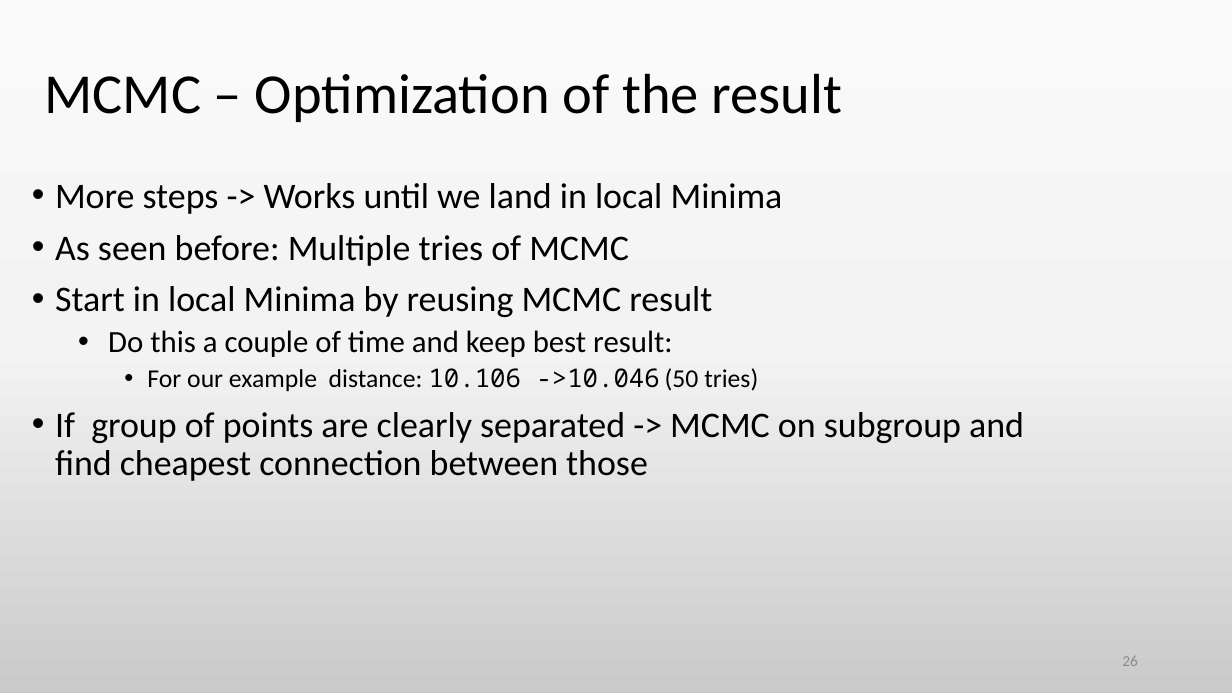
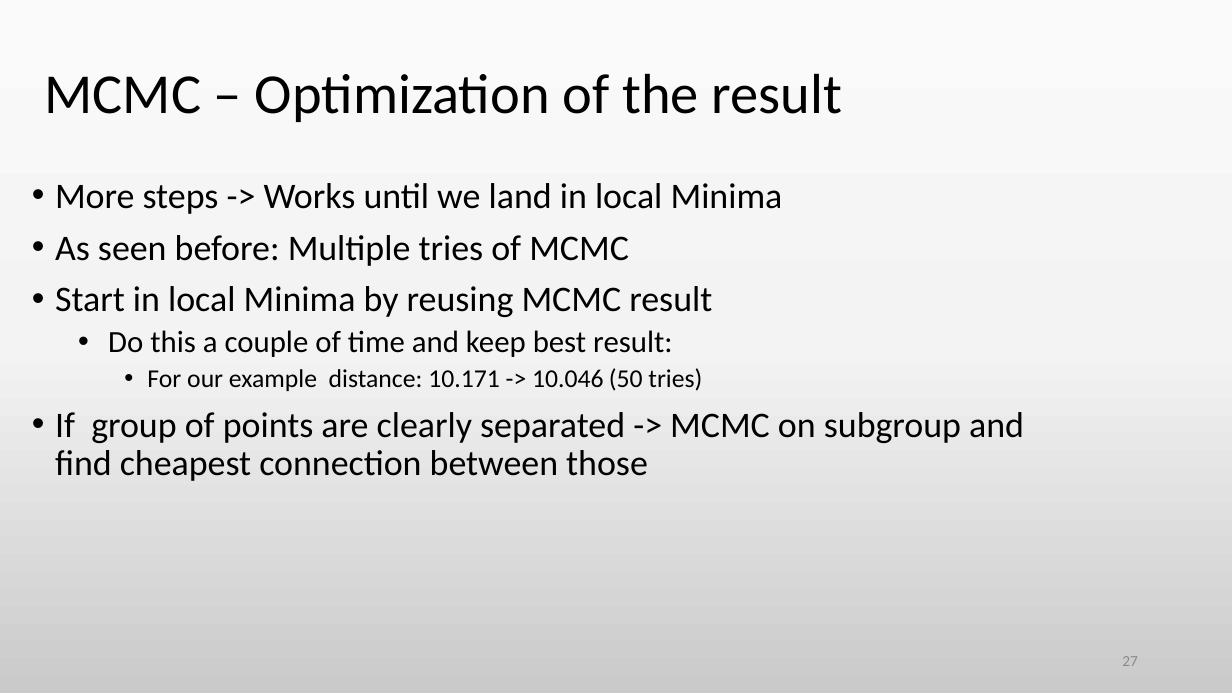
Before and after one commit to jzimm24/CompPhys2425, a slide deck: slide 27 of tsp_Vortrag.pptm (slide 26 before the commit). Drawn at 1232x693 pixels with LibreOffice and Linux fonts; fonts in the diff are those of the drawing. Boxes give left, top, right and bottom in pixels: in the first picture for what was removed or moved away, otherwise in the second. Text is boxed around its words. In the diff, an @@ line names an element or a change of style, - is before the commit and + after.

```diff
--- a/tsp_Vortrag.pptm
+++ b/tsp_Vortrag.pptm
@@ text at <box>147,368,702,391</box>: text changed @@
-    • For our example distance: 10.106 ->10.046 (50 tries)
+    • For our example distance: 10.171 -> 10.046 (50 tries)
@@ page number at <box>1122,656,1138,666</box>: text changed @@
-26
+27
```
Also in this commit, not shown: 10 other slides changed, 2 slides added, 1 slide removed, 1 other file.
